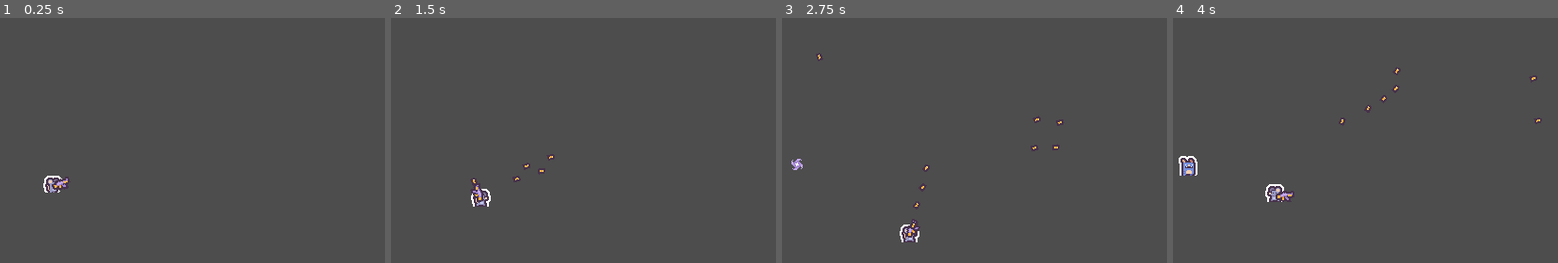
Above: before the commit, frames 1-4 (left to right).
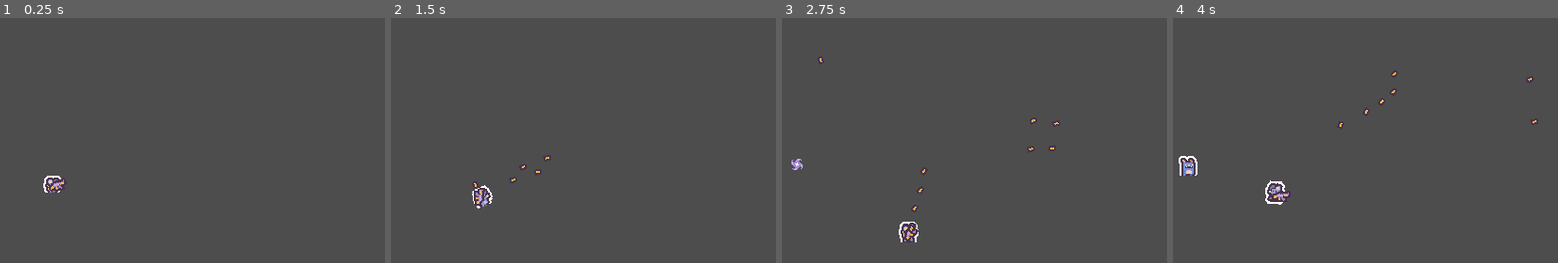
Above: after the commit, the same moments.

Repository: cofBy/godot-shooter-game
Game: Godot game, scene res://scenes/world.tscn
The game is run twice, just before and just after one commit, with the same random seed, the same clock (stepped at 60 frames per second) and the same inputs.
Inputs (mouse positions are in pixels of both pictures, inside the frame that each line leads up to):
- Up to frame 1 (0.25 s): no input
- Up to frame 2 (1.5 s): tap Enter at 0.5 s; move the mouse to (652, 133) at 0.52 s; press the mouse at (652, 133) at 0.53 s; hold D (right) 0.53-1.28 s; move the mouse to (464, 157) at 1.27 s; release the mouse at (464, 157) at 1.28 s; hold S (down) from 1.28 s (still down); click (464, 157) at 1.35 s
- Up to frame 3 (2.75 s): move the mouse to (989, 89) at 2.02 s; release S (down) at 2.03 s; press the mouse at (989, 89) at 2.03 s; hold D (right) from 2.03 s (still down); tap Alt at 2.1 s
- Up to frame 4 (4 s): move the mouse to (1315, 194) at 2.77 s; release D (right) at 2.78 s; release the mouse at (1315, 194) at 2.78 s; hold W (up) 2.78-3.53 s; tap Shift at 2.85 s; click (1315, 194) at 3.05 s; move the mouse to (1473, 182) at 3.52 s; press the mouse at (1473, 182) at 3.53 s; hold A (left) from 3.53 s (still down)

The runs differ from the first frame. In frame 1, 0.1% of the frame differs, in the area x 12-19%, y 64-71%; in frame 2, 0.6%; in frame 3, 0.7%; in frame 4, 0.7%, in the area x 23-96%, y 19-77%.

Commit message:
better animations
I made them using an animationPlayer. It's much better than an animated sprite and gives me much more freedom

Diff:
--- a/gun types/msg.tres
+++ b/gun types/msg.tres
@@ -16,6 +16,7 @@
 homingRadius = 500.0
 fireRate = 0.2
 autoFire = true
+bulletDistance = 150.0
 bullet = ExtResource("1_30qqx")
 maxRange = 0.0
 magSize = 10
--- a/scenes/player.tscn
+++ b/scenes/player.tscn
@@ -3,69 +3,292 @@
 [ext_resource type="Script" uid="uid://dhmjqo7qumuoc" path="res://scripts/player.gd" id="1_onrkg"]
 [ext_resource type="Texture2D" uid="uid://c3xq7lr57dadf" path="res://art/player/player_0.png" id="3_tuyoq"]
 [ext_resource type="Texture2D" uid="uid://b2wt57d26ieef" path="res://art/player/player_1.png" id="4_fjrip"]
-[ext_resource type="Texture2D" uid="uid://bjl1v67pdnvo" path="res://art/player/player_3.png" id="4_smehm"]
 [ext_resource type="Texture2D" uid="uid://dby47au8guxdo" path="res://art/player/player_2.png" id="5_smehm"]
 [ext_resource type="Texture2D" uid="uid://d7xpk37ien1i" path="res://art/weapons/pistol.png" id="7_fjrip"]
 [ext_resource type="Script" uid="uid://bvkspcbfpu4v3" path="res://scripts/gun.gd" id="7_smehm"]
 [ext_resource type="Resource" uid="uid://djl6d4mjqukgb" path="res://gun types/msg.tres" id="7_ur7pv"]
 
-[sub_resource type="SpriteFrames" id="SpriteFrames_qhqgy"]
-animations = [{
-"frames": [{
-"duration": 1.0,
-"texture": null
-}, {
-"duration": 3.0,
-"texture": ExtResource("3_tuyoq")
-}, {
-"duration": 1.0,
-"texture": ExtResource("4_smehm")
-}],
-"loop": 0,
-"name": &"death",
-"speed": 5.0
-}, {
-"frames": [{
-"duration": 1.0,
-"texture": ExtResource("3_tuyoq")
-}],
-"loop": 1,
-"name": &"idle",
-"speed": 5.0
-}, {
-"frames": [{
-"duration": 0.3,
-"texture": ExtResource("3_tuyoq")
-}, {
-"duration": 0.4,
-"texture": ExtResource("4_fjrip")
-}, {
-"duration": 0.6,
-"texture": ExtResource("5_smehm")
-}, {
-"duration": 0.3,
-"texture": ExtResource("4_fjrip")
-}],
-"loop": 1,
-"name": &"run",
-"speed": 5.0
-}]
+[sub_resource type="Animation" id="Animation_qlg0r"]
+length = 0.001
+tracks/0/type = "value"
+tracks/0/imported = false
+tracks/0/enabled = true
+tracks/0/path = NodePath("player sprite:scale")
+tracks/0/interp = 1
+tracks/0/loop_wrap = true
+tracks/0/keys = {
+"times": PackedFloat32Array(0),
+"transitions": PackedFloat32Array(1),
+"update": 0,
+"values": [Vector2(5, 5)]
+}
+tracks/1/type = "value"
+tracks/1/imported = false
+tracks/1/enabled = true
+tracks/1/path = NodePath("player sprite:position")
+tracks/1/interp = 1
+tracks/1/loop_wrap = true
+tracks/1/keys = {
+"times": PackedFloat32Array(0),
+"transitions": PackedFloat32Array(1),
+"update": 0,
+"values": [Vector2(0, 0)]
+}
+tracks/2/type = "value"
+tracks/2/imported = false
+tracks/2/enabled = true
+tracks/2/path = NodePath("player sprite:texture")
+tracks/2/interp = 1
+tracks/2/loop_wrap = true
+tracks/2/keys = {
+"times": PackedFloat32Array(0),
+"transitions": PackedFloat32Array(1),
+"update": 1,
+"values": [ExtResource("3_tuyoq")]
+}
+tracks/3/type = "value"
+tracks/3/imported = false
+tracks/3/enabled = true
+tracks/3/path = NodePath("player sprite:rotation")
+tracks/3/interp = 1
+tracks/3/loop_wrap = true
+tracks/3/keys = {
+"times": PackedFloat32Array(0),
+"transitions": PackedFloat32Array(1),
+"update": 0,
+"values": [-0.17453292]
+}
+tracks/4/type = "value"
+tracks/4/imported = false
+tracks/4/enabled = true
+tracks/4/path = NodePath("gun/gun sprite:rotation")
+tracks/4/interp = 1
+tracks/4/loop_wrap = true
+tracks/4/keys = {
+"times": PackedFloat32Array(0),
+"transitions": PackedFloat32Array(1),
+"update": 0,
+"values": [0.0]
+}
+
+[sub_resource type="Animation" id="Animation_tuyoq"]
+resource_name = "idle"
+length = 1.5
+loop_mode = 1
+tracks/0/type = "value"
+tracks/0/imported = false
+tracks/0/enabled = true
+tracks/0/path = NodePath("player sprite:scale")
+tracks/0/interp = 2
+tracks/0/loop_wrap = true
+tracks/0/keys = {
+"times": PackedFloat32Array(0, 0.73333335, 1.5),
+"transitions": PackedFloat32Array(1, 1, 1),
+"update": 0,
+"values": [Vector2(5, 5), Vector2(5, 6), Vector2(5, 5)]
+}
+tracks/1/type = "value"
+tracks/1/imported = false
+tracks/1/enabled = true
+tracks/1/path = NodePath("player sprite:position")
+tracks/1/interp = 2
+tracks/1/loop_wrap = true
+tracks/1/keys = {
+"times": PackedFloat32Array(0, 0.7, 1.5),
+"transitions": PackedFloat32Array(1, 1, 1),
+"update": 0,
+"values": [Vector2(0, 0), Vector2(0, -12.5), Vector2(0, 0)]
+}
+tracks/2/type = "value"
+tracks/2/imported = false
+tracks/2/enabled = true
+tracks/2/path = NodePath("player sprite:texture")
+tracks/2/interp = 1
+tracks/2/loop_wrap = true
+tracks/2/keys = {
+"times": PackedFloat32Array(0),
+"transitions": PackedFloat32Array(1),
+"update": 1,
+"values": [ExtResource("3_tuyoq")]
+}
+tracks/3/type = "value"
+tracks/3/imported = false
+tracks/3/enabled = true
+tracks/3/path = NodePath("player sprite:rotation")
+tracks/3/interp = 1
+tracks/3/loop_wrap = true
+tracks/3/keys = {
+"times": PackedFloat32Array(0),
+"transitions": PackedFloat32Array(1),
+"update": 0,
+"values": [0.0]
+}
+
+[sub_resource type="Animation" id="Animation_fjrip"]
+resource_name = "run"
+length = 0.75
+loop_mode = 1
+tracks/0/type = "value"
+tracks/0/imported = false
+tracks/0/enabled = true
+tracks/0/path = NodePath("player sprite:texture")
+tracks/0/interp = 1
+tracks/0/loop_wrap = true
+tracks/0/keys = {
+"times": PackedFloat32Array(0, 0.20000002, 0.4, 0.5666667),
+"transitions": PackedFloat32Array(1, 1, 1, 1),
+"update": 1,
+"values": [ExtResource("3_tuyoq"), ExtResource("4_fjrip"), ExtResource("5_smehm"), ExtResource("4_fjrip")]
+}
+tracks/1/type = "value"
+tracks/1/imported = false
+tracks/1/enabled = true
+tracks/1/path = NodePath("player sprite:rotation")
+tracks/1/interp = 1
+tracks/1/loop_wrap = true
+tracks/1/keys = {
+"times": PackedFloat32Array(0, 0.20000002, 0.4, 0.5666667),
+"transitions": PackedFloat32Array(0.17075476, 0.17075476, 0.17075476, 0.17075509),
+"update": 0,
+"values": [-0.17453292519943295, 0.17453292519943295, -0.17453292519943295, 0.17453292519943295]
+}
+
+[sub_resource type="AnimationLibrary" id="AnimationLibrary_smehm"]
+_data = {
+&"RESET": SubResource("Animation_qlg0r"),
+&"idle": SubResource("Animation_tuyoq"),
+&"run": SubResource("Animation_fjrip")
+}
 
 [sub_resource type="RectangleShape2D" id="RectangleShape2D_473yl"]
 size = Vector2(48, 79)
 
-[node name="player" type="CharacterBody2D" unique_id=2020279129 node_paths=PackedStringArray("anim")]
+[sub_resource type="Animation" id="Animation_smehm"]
+length = 0.001
+tracks/0/type = "value"
+tracks/0/imported = false
+tracks/0/enabled = true
+tracks/0/path = NodePath("gun/gun sprite:rotation")
+tracks/0/interp = 1
+tracks/0/loop_wrap = true
+tracks/0/keys = {
+"times": PackedFloat32Array(0),
+"transitions": PackedFloat32Array(1),
+"update": 0,
+"values": [0.0]
+}
+tracks/1/type = "value"
+tracks/1/imported = false
+tracks/1/enabled = true
+tracks/1/path = NodePath("player sprite:rotation")
+tracks/1/interp = 1
+tracks/1/loop_wrap = true
+tracks/1/keys = {
+"times": PackedFloat32Array(0),
+"transitions": PackedFloat32Array(1),
+"update": 0,
+"values": [0.0]
+}
+tracks/2/type = "value"
+tracks/2/imported = false
+tracks/2/enabled = true
+tracks/2/path = NodePath("player sprite:position")
+tracks/2/interp = 1
+tracks/2/loop_wrap = true
+tracks/2/keys = {
+"times": PackedFloat32Array(0),
+"transitions": PackedFloat32Array(1),
+"update": 0,
+"values": [Vector2(0, 12)]
+}
+
+[sub_resource type="Animation" id="Animation_ur7pv"]
+resource_name = "reload"
+length = 0.8
+tracks/0/type = "value"
+tracks/0/imported = false
+tracks/0/enabled = true
+tracks/0/path = NodePath("gun/gun sprite:rotation")
+tracks/0/interp = 1
+tracks/0/loop_wrap = true
+tracks/0/keys = {
+"times": PackedFloat32Array(0, 0.8),
+"transitions": PackedFloat32Array(0.5358868, 1),
+"update": 0,
+"values": [0.0, 6.2831855]
+}
+tracks/1/type = "value"
+tracks/1/imported = false
+tracks/1/enabled = true
+tracks/1/path = NodePath("player sprite:rotation")
+tracks/1/interp = 1
+tracks/1/loop_wrap = true
+tracks/1/keys = {
+"times": PackedFloat32Array(0, 0.10000001, 0.2, 0.30000004, 0.4),
+"transitions": PackedFloat32Array(1.5157168, 0.50000024, 1, 0.50000024, 1),
+"update": 0,
+"values": [0.0, 0.34906584, 0.0, -0.3490658503988659, 0.0]
+}
+tracks/2/type = "value"
+tracks/2/imported = false
+tracks/2/enabled = true
+tracks/2/path = NodePath("player sprite:position")
+tracks/2/interp = 1
+tracks/2/loop_wrap = true
+tracks/2/keys = {
+"times": PackedFloat32Array(0, 0.10000001, 0.2, 0.30000004, 0.4),
+"transitions": PackedFloat32Array(1.5157168, 0.50000024, 1, 0.50000024, 1),
+"update": 0,
+"values": [Vector2(0, 0), Vector2(5, 5), Vector2(0, 0), Vector2(5, 5), Vector2(0, 0)]
+}
+
+[sub_resource type="Animation" id="Animation_y4r1p"]
+resource_name = "shoot"
+length = 0.25
+tracks/0/type = "value"
+tracks/0/imported = false
+tracks/0/enabled = true
+tracks/0/path = NodePath("gun/gun sprite:rotation")
+tracks/0/interp = 1
+tracks/0/loop_wrap = true
+tracks/0/keys = {
+"times": PackedFloat32Array(0, 0.033333335, 0.23333335),
+"transitions": PackedFloat32Array(0.32987702, 1.8025014, 1),
+"update": 0,
+"values": [0.0, -0.5235988, 0.0]
+}
+tracks/1/type = "value"
+tracks/1/imported = false
+tracks/1/enabled = true
+tracks/1/path = NodePath("player sprite:rotation")
+tracks/1/interp = 1
+tracks/1/loop_wrap = true
+tracks/1/keys = {
+"times": PackedFloat32Array(0, 0.033333335, 0.23333335),
+"transitions": PackedFloat32Array(0.3186403, 1.9318731, 1),
+"update": 0,
+"values": [0.0, -0.34906584, 0.0]
+}
+
+[sub_resource type="AnimationLibrary" id="AnimationLibrary_d2wvv"]
+_data = {
+&"RESET": SubResource("Animation_smehm"),
+&"reload": SubResource("Animation_ur7pv"),
+&"shoot": SubResource("Animation_y4r1p")
+}
+
+[node name="player" type="CharacterBody2D" unique_id=2020279129]
 script = ExtResource("1_onrkg")
 friction = 700.0
-anim = NodePath("AnimatedSprite2D")
-
-[node name="AnimatedSprite2D" type="AnimatedSprite2D" parent="." unique_id=399878394]
+
+[node name="player sprite" type="Sprite2D" parent="." unique_id=1481821429]
 texture_filter = 1
-position = Vector2(1, -2)
+position = Vector2(0, 12)
 scale = Vector2(5, 5)
-sprite_frames = SubResource("SpriteFrames_qhqgy")
-animation = &"idle"
-frame_progress = 0.6040675
+texture = ExtResource("3_tuyoq")
+
+[node name="player animations" type="AnimationPlayer" parent="." unique_id=397570666]
+libraries/ = SubResource("AnimationLibrary_smehm")
 
 [node name="CollisionShape2D" type="CollisionShape2D" parent="." unique_id=1009962940]
 position = Vector2(0, 20.5)
@@ -77,8 +300,12 @@
 data = ExtResource("7_ur7pv")
 player = NodePath("..")
 
-[node name="Sprite2D" type="Sprite2D" parent="gun" unique_id=492709942]
+[node name="gun sprite" type="Sprite2D" parent="gun" unique_id=492709942]
 texture_filter = 1
-position = Vector2(50, 0)
+position = Vector2(30, 0)
 scale = Vector2(5, 5)
 texture = ExtResource("7_fjrip")
+
+[node name="gun animations" type="AnimationPlayer" parent="gun" unique_id=1026628957]
+root_node = NodePath("../..")
+libraries/ = SubResource("AnimationLibrary_d2wvv")
--- a/scripts/gun.gd
+++ b/scripts/gun.gd
@@ -9,10 +9,11 @@
 
 @export var data : Resource
 @export var player : CharacterBody2D
+@onready var anim : AnimationPlayer = $"gun animations"
 
 func _ready():
 	currentBullets = data.magSize
-	$Sprite2D.texture = data.gunTexture
+	$"gun sprite".texture = data.gunTexture
 
 func _process(_delta):
 	timer -= _delta
@@ -25,7 +26,9 @@
 				fire()
 
 	if currentBullets <= 0 or Input.is_action_just_pressed("reload") and currentBullets < data.magSize:
-		if startReload == false: SOUND.playSound("reload")
+		if startReload == false:
+			SOUND.playSound("reload")
+			anim.play("reload")
 		startReload = true
 	if startReload:
 		reloadTimer += _delta
@@ -45,6 +48,7 @@
 	currentBullets -= 1
 	timer = data.fireRate
 	for i in data.bulletAmount:
+		anim.play("shoot")
 		SOUND.playSound("shoot")
 		var bulletInstance = data.bullet.instantiate();
 		bulletInstance.position = get_child(0).global_position
--- a/scripts/player.gd
+++ b/scripts/player.gd
@@ -4,7 +4,8 @@
 @export var friction : float = 300.0
 var knockback : Vector2 = Vector2(0,0)
 
-@export var anim: AnimatedSprite2D
+@onready var anim: AnimationPlayer = $"player animations"
+@onready var sprite: Sprite2D = $"player sprite"
 
 @export var timePerStep : float = 0.2
 var stepTimer : float = 0
@@ -33,9 +34,6 @@
 	knockback = knockback.move_toward(Vector2.ZERO, friction * _delta)
 
 	if abs(moveDir.x) > 0:
-		if moveDir.x > 0:
-			anim.scale.x = 5
-		else:
-			anim.scale.x = -5
+		sprite.flip_h = moveDir.x < 0
 
 	move_and_slide()
